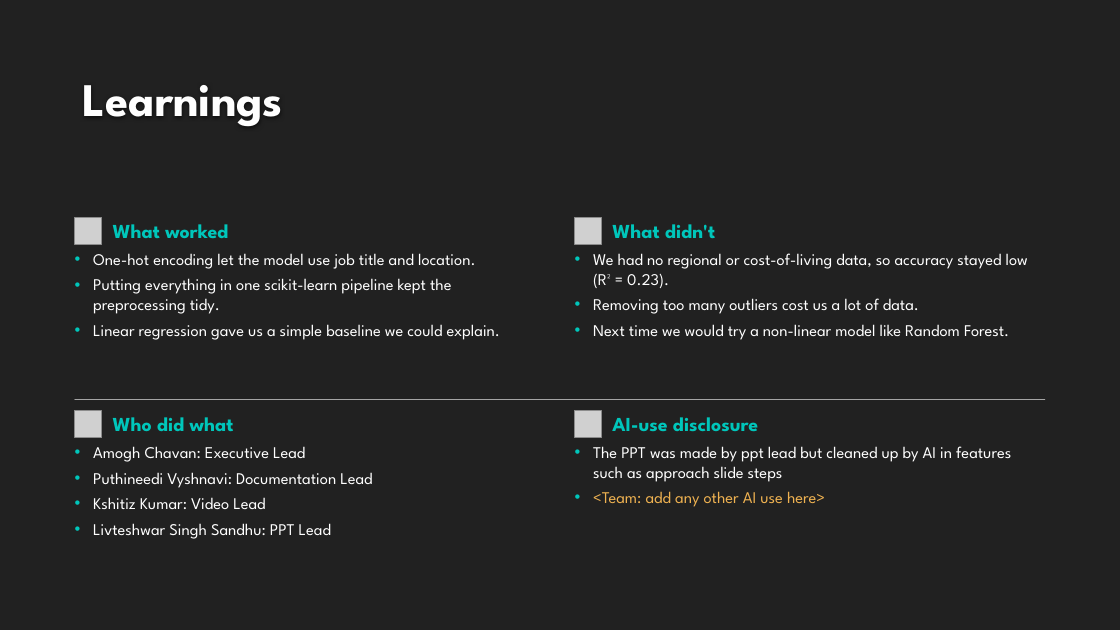
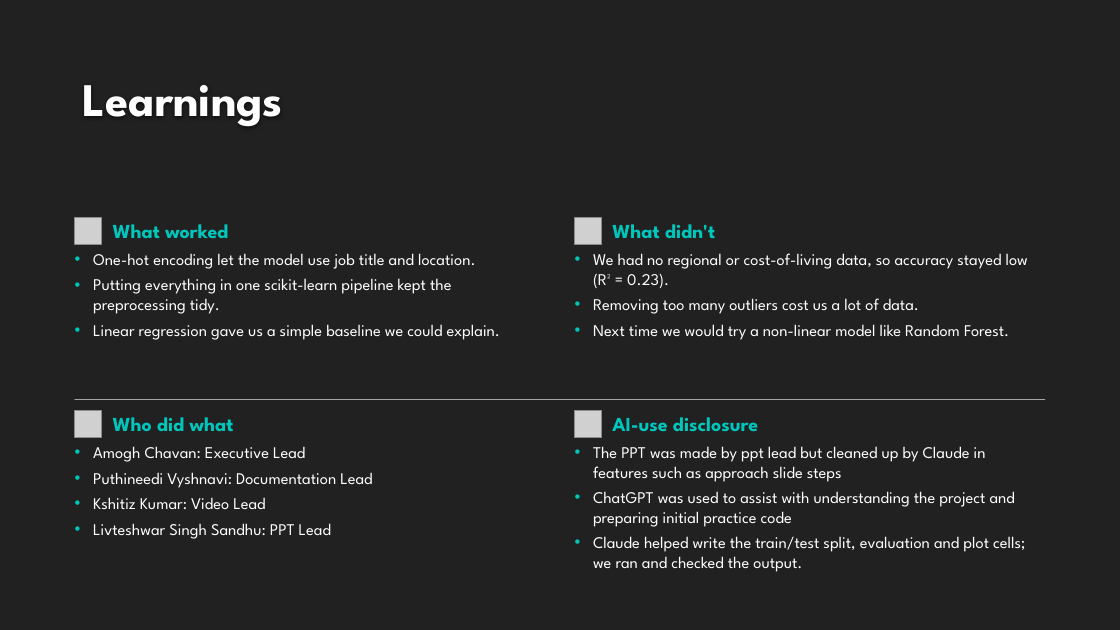
Before and after one commit to 2026esb1489-glitch/-Employee-Salary--Compensation-Prediction-, a slide deck: slide 5 of AI101 Project PPT.pptx. Drawn at 1120x630 pixels with LibreOffice and Linux fonts; fonts in the diff are those of the drawing; grey boxes stand for pictures; background and template pictures are left out. Boxes give left, top, right and bottom in pixels: in the first picture for what was removed or moved away, otherwise in the second. Text is boxed around its words. In the diff, an @@ line names an element or a change of style, - is before the commit and + after.

```diff
--- a/AI101 Project PPT.pptx
+++ b/AI101 Project PPT.pptx
@@ text at bbox=[593, 446, 1025, 572]: text changed @@
-• The PPT was made by ppt lead but cleaned up by AI in features such as approach slide steps
-• <Team: add any other AI use here>
+• The PPT was made by ppt lead but cleaned up by Claude in features such as approach slide steps
+• ChatGPT was used to assist with understanding the project and preparing initial practice code
+• Claude helped write the train/test split, evaluation and plot cells; we ran and checked the output.
```
Also in this commit, not shown: 2 other slides changed.
